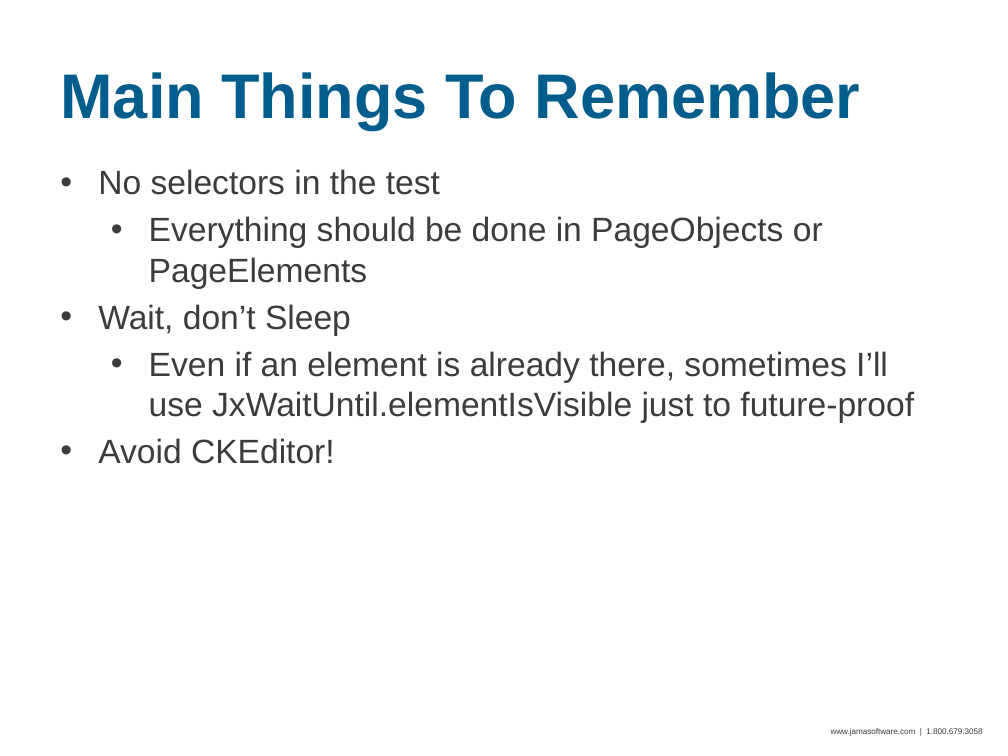
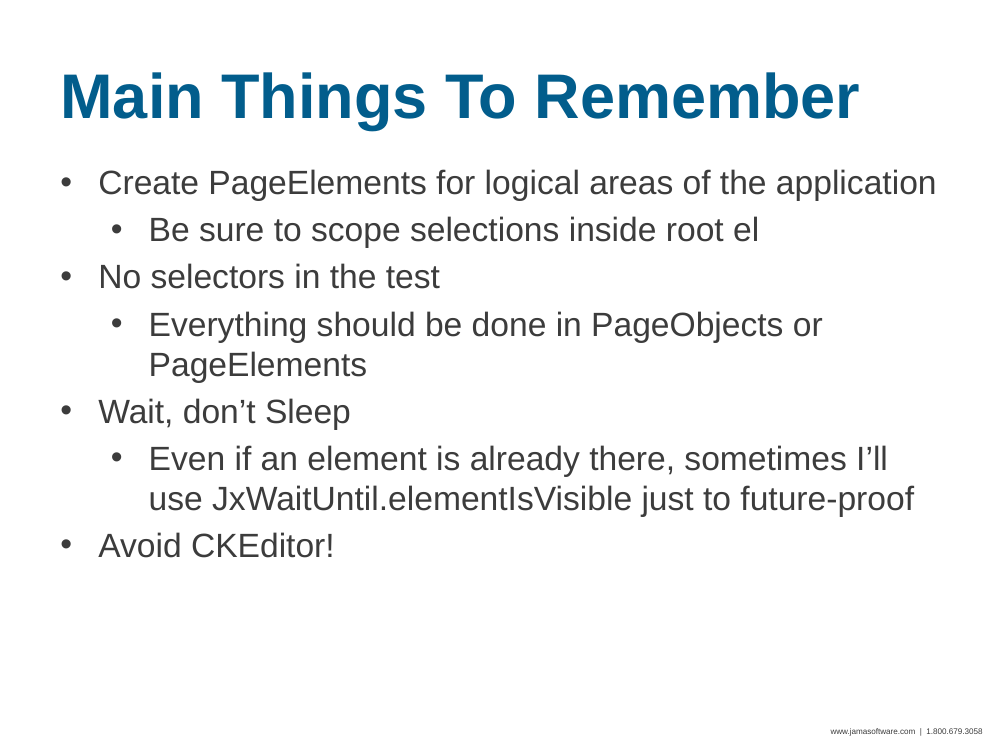
Before and after one commit to seanadkinson/webdriver-examples, a slide deck: slide 39 of slides.pptx (slide 36 before the commit). Drawn at 1008x756 pixels with LibreOffice and Linux fonts; fonts in the diff are those of the drawing; background and template pictures are left out. Boxes give left, top, right and bottom in pixels: in the first picture for what was removed or moved away, otherwise in the second. Text is boxed around its words. In the diff, an @@ line names an element or a change of style, - is before the commit and + after.

```diff
--- a/slides.pptx
+++ b/slides.pptx
@@ text at [98, 169, 937, 248]: paragraphs added @@
+• Create PageElements for logical areas of the application
+  • Be sure to scope selections inside root el
```
Also in this commit, not shown: 6 other slides changed, 3 slides added.
